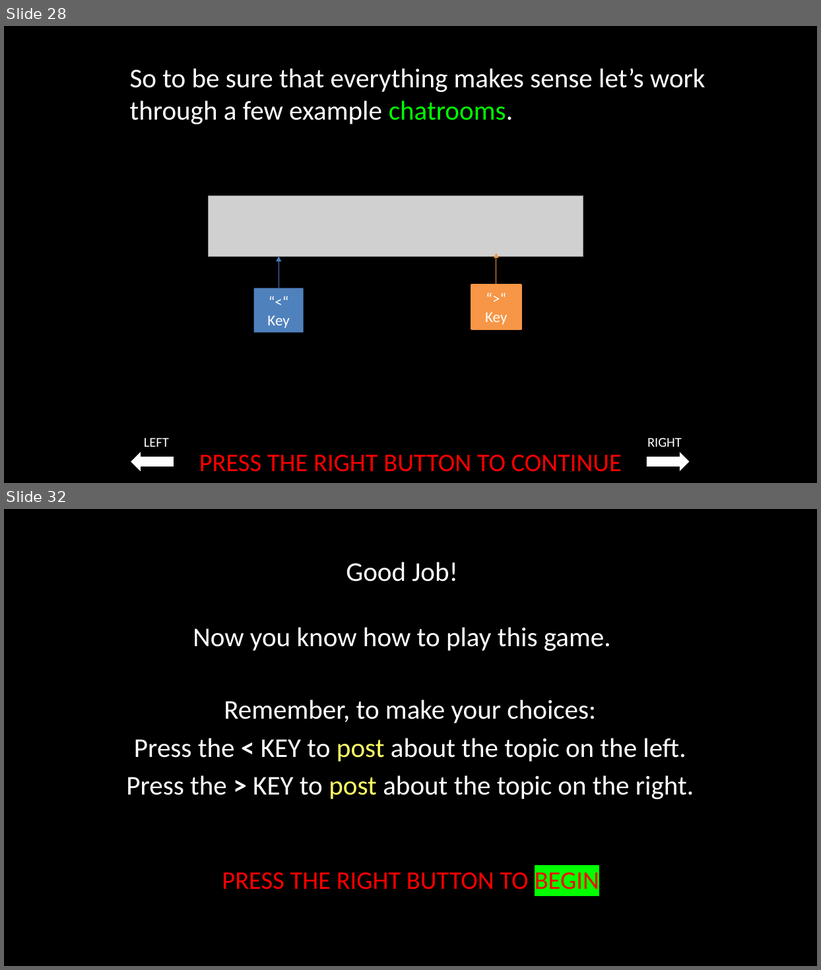
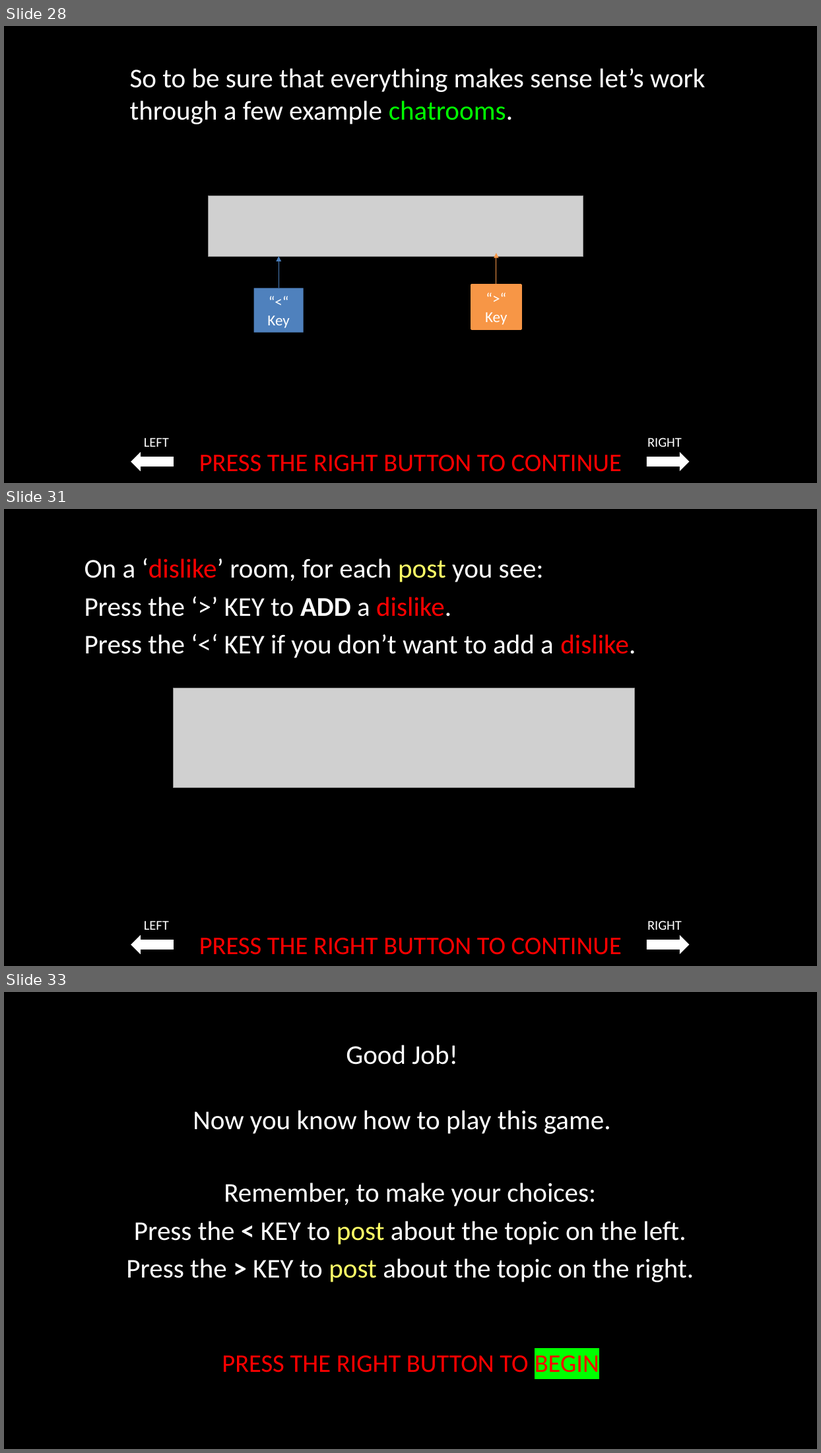
Before and after one commit to laureate-institute-for-brain-research/StimToolOnline, a slide deck: public/js/tasks/social_media/media/Social_media_task_instructions_07_08_2022.pptx. Shown one above the other, each under a label of ours: slides 28 and 32 before the commit, slides 28, 31 and 33 after it; the slides between them are not shown. The pictures are 821x970 and 821x1453 pixels, drawn with LibreOffice and Linux fonts; fonts in the diff are those of the drawing; grey boxes stand for pictures. Boxes give left, top, right and bottom in pixels: in the first picture for what was removed or moved away, otherwise in the second. Text is boxed around its words. In the diff, an @@ line names an element or a change of style, - is before the commit and + after.

Commit message:
added dislike chatroom for the role reversal. #7

```diff
--- a/public/js/tasks/social_media/media/Social_media_task_instructions_07_08_2022.pptx
+++ b/public/js/tasks/social_media/media/Social_media_task_instructions_07_08_2022.pptx
@@ slide 31 added at [4,509,817,966], background #000000 @@
@@ text added at [85,558,636,658], 32 pt, text #FFFFFF @@
+On a ‘dislike’ room, for each post you see:
+Press the ‘>’ KEY to ADD a dislike.
+Press the ‘<‘ KEY if you don’t want to add a dislike.
@@ picture added at [174,689,635,788] @@
@@ text added at [144,921,169,930], 16 pt, text #FFFFFF @@
+LEFT
@@ text added at [648,921,682,930], 16 pt, text #FFFFFF @@
+RIGHT
@@ right arrow added at [131,935,174,955], fill #FFFFFF @@
@@ text added at [199,938,622,955], 30 pt, text #FF0000 @@
+PRESS THE RIGHT BUTTON TO CONTINUE
@@ right arrow added at [647,935,690,955], fill #FFFFFF @@
@@ what was slide 32 is now slide 33 @@
```
Also in this commit, not shown: 8 slides changed, 17 other files.
